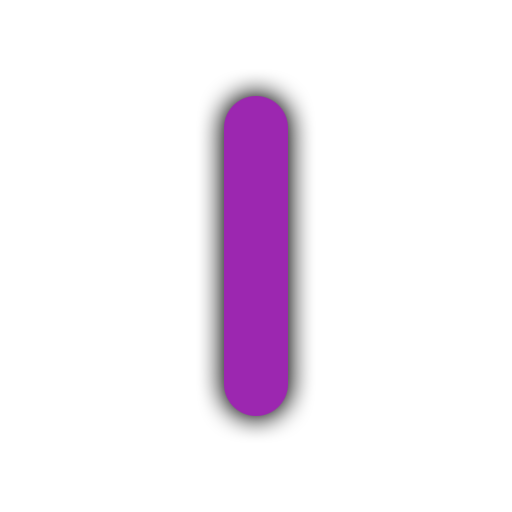
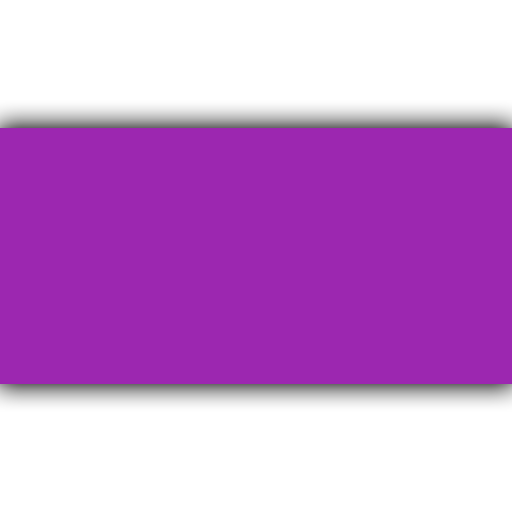
Before/after of a 512×512 layered artwork. What changed in the layer stack:
showed "Purple path bold", painted on it over [0, 128, 512, 384]
hid "Negative Purple middle line" over [224, 96, 288, 416]
